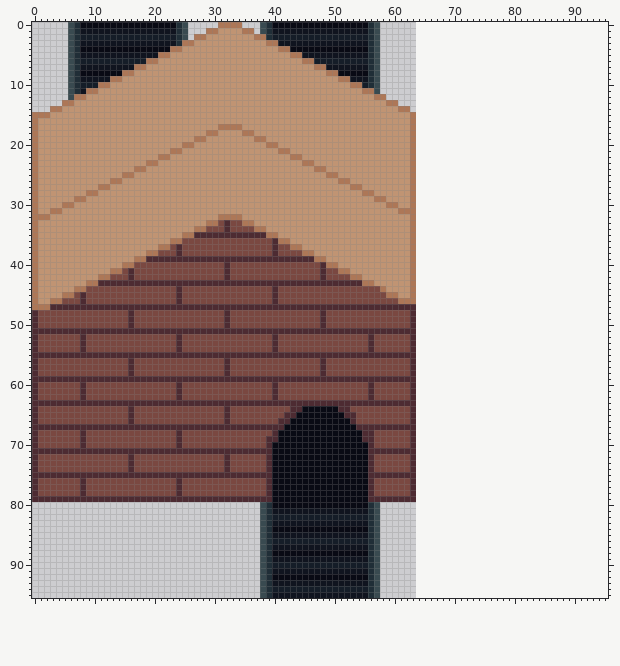
Edited in one commit: pixel-art file (asset_source/structures/workshop/workshop3/workshop3.aseprite). Above: the version before the commit.
64x96 pixels, 1 frame. The old version is drawn lined up with the new one, on the new canvas.
The result:
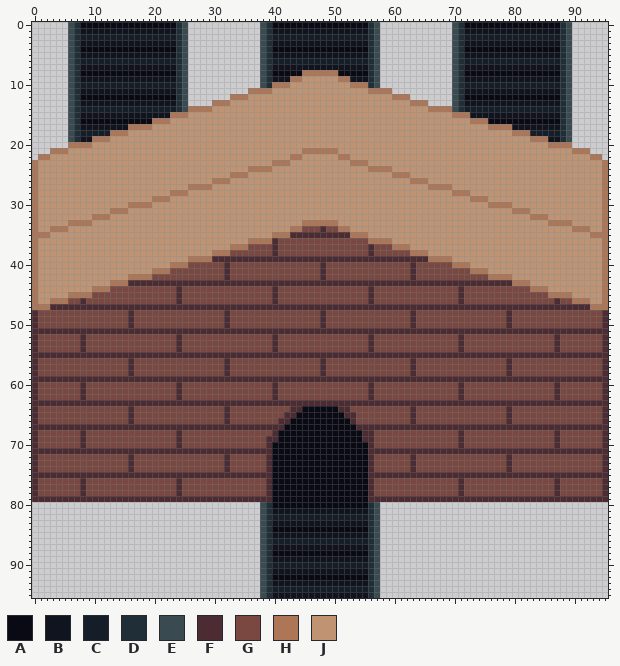
Palette (. is transparent): A #090a14  B #10141f  C #151d28  D #202e37  E #394a50  F #4d2b32  G #7a4841  H #ad7757  J #c09473
Author's note on the commit: added workshop3 and player mining
What changed:
canvas 64x96 -> 96x96
Changed rows in their new state; - is an unchanged pixel.
first column x 0:
 0 -------------------------------....-----------------------------------EDAAAAAAAAAAAAAAAADE------
 1 -----------------------------........---------------------------------EDBBBBBBBBBBBBBBBBDE------
 2 ---------------------------...........E-------------------------------EDCCCCCCCCCCCCCCCCDE------
 3 -------------------------E............EDB-----------------------------EDBBBBBBBBBBBBBBBBDE------
 4 -----------------------ADE............EDAAA---------------------------EDAAAAAAAAAAAAAAAADE------
 5 ---------------------BBBDE............EDBBBBB-------------------------EDBBBBBBBBBBBBBBBBDE------
 6 -------------------CCCCCDE............EDCCCCCCC-----------------------EDCCCCCCCCCCCCCCCCDE------
 7 -----------------BBBBBBBDE............EDBBBBBBBBB---------------------EDBBBBBBBBBBBBBBBBDE------
 8 ---------------AAAAAAAAADE............EDAAAAAHHHH---------------------EDAAAAAAAAAAAAAAAADE------
 9 -------------BBBBBBBBBBBDE............EDBBBHH-------------------------EDBBBBBBBBBBBBBBBBDE------
10 -----------CCCCCCCCCCCCCDE............EDHHH------------H--------------EDCCCCCCCCCCCCCCCCDE------
11 ---------BBBBBBBBBBBBBBBDE..........HHHH---------------J-HHH----------EDBBBBBBBBBBBBBBBBDE------
12 -------DAAAAAAAAAAAAAAAADE.......HHH---------------------JJJHHH-------EDAAAAAAAAAAAAAAAADE------
13 -----.EDBBBBBBBBBBBBBBBBDE....HHH--------------------------JJJJHHH----EDBBBBBBBBBBBBBBBBDE------
14 ---...EDCCCCCCCCCCCCCCCCDEHHHH-------------------------------JJJJJHHHHEDCCCCCCCCCCCCCCCCDE------
15 ......EDBBBBBBBBBBBBBBBHHH-------------------------------------JJJJJJJHHHBBBBBBBBBBBBBBBDE------
16 ......EDAAAAAAAAAAAAHHH----------------------------------------JJJJJJJJJJHHHAAAAAAAAAAAADE------
17 ......EDBBBBBBBBHHHH-----------JJJJ----------------------------JJJJJJJJJJJJJHHHHBBBBBBBBDE------
18 ......EDCCCCCHHH-------------JJ----JJ--------------------------JJJJJJJJJJJJJJJJJHHHCCCCCDE------
19 ......EDBBHHH--------------JJ--------JJ------------------------JJJJJJJJJJJJJJJJJJJJHHHBBDE------
20 ......HHHH---------------JJ------------JJ----------------------JJJJJJJJJJJJJJJJJJJJJJJHHHH------
21 ...HHH-----------------JJ----------------JJ--HHHHHH------------JJJJJJJJJJJJJJJJJJJJJJJJJJJHHH---
22 .HH------------------JJ----------------------------HH----------JJJJJJJJJJJJJJJJJJJJJJJJJJJJJJHH-
23 -------------------JJ-------------------HHH--JJ------HHH-------JJJJJJJJJJJJJJJJJJJJJJJJJJJJJJJJH
24 -----------------JJ-----------------HHHH-------JJ-------HHHH---JJJJJJJJJJJJJJJJJJJJJJJJJJJJJJJJH
25 ---------------JJ----------------HHH-------------JJ---------HHHJJJJJJJJJJJJJJJJJJJJJJJJJJJJJJJJH
26 -------------JJ---------------HHH------------------JJ-----------HHJJJJJJJJJJJJJJJJJJJJJJJJJJJJJH
27 -----------JJ-------------HHHH-----------------------JJ--------JJJHHHHJJJJJJJJJJJJJJJJJJJJJJJJJH
28 ---------JJ------------HHH-----------------------------JJ------JJJJJJJHHHJJJJJJJJJJJJJJJJJJJJJJH
29 -------JJ-----------HHH----------------------------------JJ----JJJJJJJJJJHHHJJJJJJJJJJJJJJJJJJJH
30 -----JJ---------HHHH---------------------------------------JJ--JJJJJJJJJJJJJHHHHJJJJJJJJJJJJJJJH
31 ---JJ--------HHH---------------------------------------------JJJJJJJJJJJJJJJJJJJHHHJJJJJJJJJJJJH
32 -JJ-------HHH------------------JJJJ----------------------------JJJJJJJJJJJJJJJJJJJJHHHJJJJJJJJJH
33 ------HHHH-------------------JJJJJJJJ--------HHHHHH------------JJJJJJJJJJJJJJJJJJJJJJJHHHHJJJJJH
34 ---HHH---------------------JJJJJJJJJJJJ----HHGGGFGGHH----------JJJJJJJJJJJJJJJJJJJJJJJJJJJHHHJJH
35 -HH----------------------JJJJJJJJJJJJJJJ-HHFFFFFFFFFFHHH-------JJJJJJJJJJJJJJJJJJJJJJJJJJJJJJHHH
36 -----------------------JJJJJJJJJJJJJHHHH-GGGGGGGGGGGGGGGHHHH---JJJJJJJJJJJJJJJJJJJJJJJJJJJJJJJJH
37 ---------------------JJJJJJJJJJJJHHH-------GGGGGGGGGGGGGFGGGHHHJJJJJJJJJJJJJJJJJJJJJJJJJJJJJJJJH
38 -------------------JJJJJJJJJJJHHH------------GGGGGGGGGGGFGGGGGG-HHJJJJJJJJJJJJJJJJJJJJJJJJJJJJJH
39 -----------------JJJJJJJJJHHHH-----------------FFFFFFFFFFFFFFFFFFFHHHHJJJJJJJJJJJJJJJJJJJJJJJJJH
40 ---------------JJJJJJJJHHH-----------------------GGGGGGGGGGGGGGFGGGGGGHHHJJJJJJJJJJJJJJJJJJJJJJH
41 -------------JJJJJJJHHH----------------------------GGGGGGGGGGGGFGGGGGGGGGHHHJJJJJJJJJJJJJJJJJJJH
42 -----------JJJJJHHHH---------------------------------GGGGGGGGGGFGGGGGGGGGGGGHHHHJJJJJJJJJJJJJJJH
43 ---------JJJJHHH---------------------------------------FFFFFFFFFFFFFFFFFFFFFFFFFHHHJJJJJJJJJJJJH
44 -------JJJHHH-------------------------------------------F-GGGGGGGGGGGGGFGGGGGGGGGGGHHHJJJJJJJJJH
45 -----J-HHH----------------------------------------------F--GGGGGGGGGGGGFGGGGGGGGGGGGGGHHHHJJJJJH
46 -----H--------------------------------------------------F----GGGGGGGGGGFGGGGGGGGGGGGGGGFGGHHHJJH
47 ----------------------------------------------------------------FFFFFFFFFFFFFFFFFFFFFFFFFFFFFHHH
48 ----------------------------------------------------------------GGGGGGGGGGGGGGGFGGGGGGGGGGGGGGGF
49 ----------------------------------------------------------------GGGGGGGGGGGGGGGFGGGGGGGGGGGGGGGF
50 ----------------------------------------------------------------GGGGGGGGGGGGGGGFGGGGGGGGGGGGGGGF
51 ----------------------------------------------------------------FFFFFFFFFFFFFFFFFFFFFFFFFFFFFFFF
52 ---------------------------------------------------------------GGGGGGGGFGGGGGGGGGGGGGGGFGGGGGGGF
53 ---------------------------------------------------------------GGGGGGGGFGGGGGGGGGGGGGGGFGGGGGGGF
54 ---------------------------------------------------------------GGGGGGGGFGGGGGGGGGGGGGGGFGGGGGGGF
55 ----------------------------------------------------------------FFFFFFFFFFFFFFFFFFFFFFFFFFFFFFFF
56 ----------------------------------------------------------------GGGGGGGGGGGGGGGFGGGGGGGGGGGGGGGF
57 ----------------------------------------------------------------GGGGGGGGGGGGGGGFGGGGGGGGGGGGGGGF
58 ----------------------------------------------------------------GGGGGGGGGGGGGGGFGGGGGGGGGGGGGGGF
59 ----------------------------------------------------------------FFFFFFFFFFFFFFFFFFFFFFFFFFFFFFFF
60 ---------------------------------------------------------------GGGGGGGGFGGGGGGGGGGGGGGGFGGGGGGGF
61 ---------------------------------------------------------------GGGGGGGGFGGGGGGGGGGGGGGGFGGGGGGGF
62 ---------------------------------------------------------------GGGGGGGGFGGGGGGGGGGGGGGGFGGGGGGGF
63 ----------------------------------------------------------------FFFFFFFFFFFFFFFFFFFFFFFFFFFFFFFF
64 ----------------------------------------------------------------GGGGGGGGGGGGGGGFGGGGGGGGGGGGGGGF
65 ----------------------------------------------------------------GGGGGGGGGGGGGGGFGGGGGGGGGGGGGGGF
66 ----------------------------------------------------------------GGGGGGGGGGGGGGGFGGGGGGGGGGGGGGGF
67 ----------------------------------------------------------------FFFFFFFFFFFFFFFFFFFFFFFFFFFFFFFF
68 ---------------------------------------------------------------GGGGGGGGFGGGGGGGGGGGGGGGFGGGGGGGF
69 ---------------------------------------------------------------GGGGGGGGFGGGGGGGGGGGGGGGFGGGGGGGF
70 ---------------------------------------------------------------GGGGGGGGFGGGGGGGGGGGGGGGFGGGGGGGF
71 ----------------------------------------------------------------FFFFFFFFFFFFFFFFFFFFFFFFFFFFFFFF
72 ----------------------------------------------------------------GGGGGGGGGGGGGGGFGGGGGGGGGGGGGGGF
73 ----------------------------------------------------------------GGGGGGGGGGGGGGGFGGGGGGGGGGGGGGGF
74 ----------------------------------------------------------------GGGGGGGGGGGGGGGFGGGGGGGGGGGGGGGF
75 ----------------------------------------------------------------FFFFFFFFFFFFFFFFFFFFFFFFFFFFFFFF
76 ---------------------------------------------------------------GGGGGGGGFGGGGGGGGGGGGGGGFGGGGGGGF
77 ---------------------------------------------------------------GGGGGGGGFGGGGGGGGGGGGGGGFGGGGGGGF
78 ---------------------------------------------------------------GGGGGGGGFGGGGGGGGGGGGGGGFGGGGGGGF
79 ----------------------------------------------------------------FFFFFFFFFFFFFFFFFFFFFFFFFFFFFFFF
Where, in picture pixels (left, top, right, bottom), the same in both pictures:
changed: (32, 22, 608, 502)
